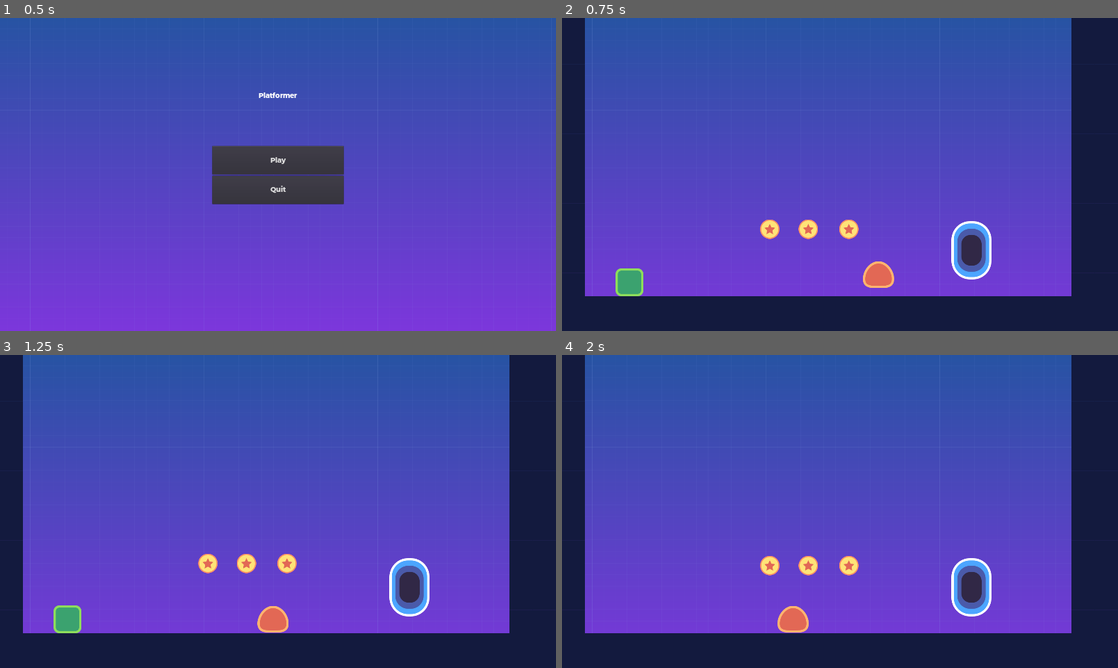
Above: before the commit, frames 1-4 (two rows, left to right).
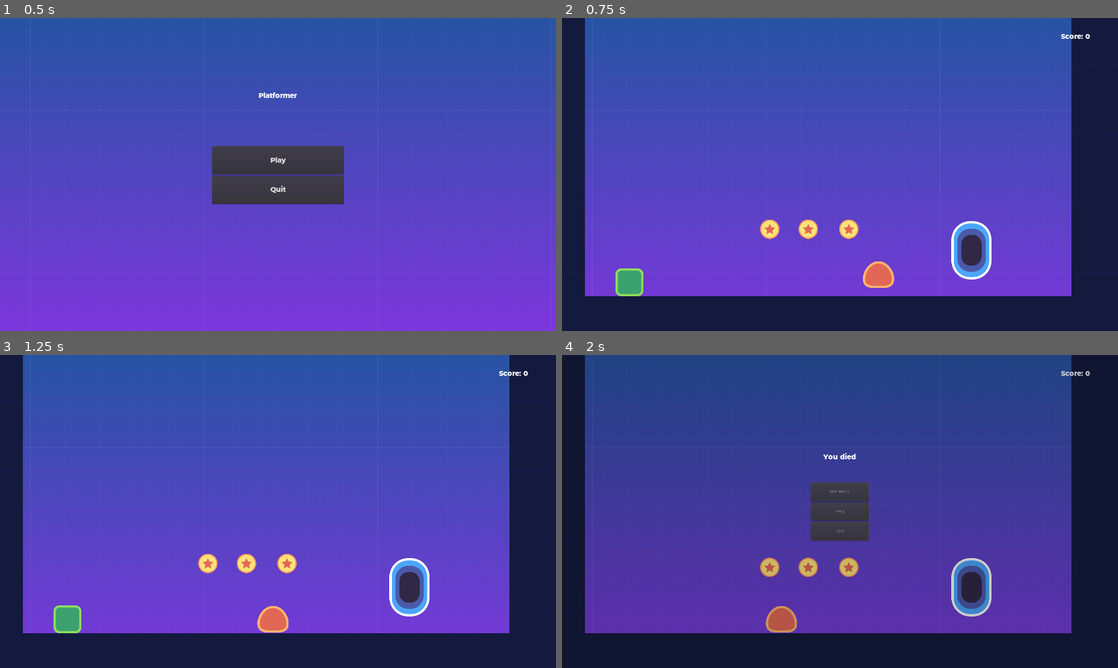
Above: after the commit, the same moments.

Repository: stewchan/platformer
Game: Godot game, scene res://src/screens/MainScreen.tscn
Same seed, same stepped clock (60 frames per second), same inputs: the game is played once before the commit and once after it.
Inputs:
- Up to frame 1 (0.5 s): no input
- Up to frame 2 (0.75 s): click "Play" at 0.5 s
- Up to frame 3 (1.25 s): no input
- Up to frame 4 (2 s): hold D (move_right) from 1.28 s (still down); tap W (jump) at 1.52 s

Frame 1 is identical in both runs. In frame 2, less than 0.1% of the frame differs, in the area x 89-95%, y 5-7%; in frame 3, less than 0.1%; in frame 4, 77%, in the area x 4-95%, y 0-89%.

Commit message:
Fixes

Diff:
--- a/project.godot
+++ b/project.godot
@@ -64,6 +64,11 @@
 , Object(InputEventJoypadButton,"resource_local_to_scene":false,"resource_name":"","device":0,"button_index":0,"pressure":0.0,"pressed":false,"script":null)
  ]
 }
+pause={
+"deadzone": 0.5,
+"events": [ Object(InputEventKey,"resource_local_to_scene":false,"resource_name":"","device":0,"alt":false,"shift":false,"control":false,"meta":false,"command":false,"pressed":false,"scancode":0,"physical_scancode":16777217,"unicode":0,"echo":false,"script":null)
+ ]
+}
 
 [layer_names]
 
--- a/src/levels/Level01.tscn
+++ b/src/levels/Level01.tscn
@@ -7,6 +7,7 @@
 [ext_resource path="res://src/objects/Coin.tscn" type="PackedScene" id=5]
 [ext_resource path="res://src/objects/Portal.tscn" type="PackedScene" id=6]
 [ext_resource path="res://src/levels/Level02.tscn" type="PackedScene" id=7]
+[ext_resource path="res://src/user_interface/HUD.tscn" type="PackedScene" id=8]
 
 [sub_resource type="ConvexPolygonShape2D" id=1]
 points = PoolVector2Array( 0, 0, 80, 0, 80, 80, 0, 80 )
@@ -40,10 +41,15 @@
 "_edit_vertical_guides_": [ 3600.0, 1921.0 ]
 }
 
-[node name="CanvasLayer" type="CanvasLayer" parent="."]
+[node name="HUDLayer" type="CanvasLayer" parent="."]
+layer = 100
+
+[node name="HUD" parent="HUDLayer" instance=ExtResource( 8 )]
+
+[node name="BackgroundLayer" type="CanvasLayer" parent="."]
 layer = -100
 
-[node name="Background" type="TextureRect" parent="CanvasLayer"]
+[node name="Background" type="TextureRect" parent="BackgroundLayer"]
 anchor_right = 1.0
 anchor_bottom = 1.0
 texture = ExtResource( 4 )
--- a/src/levels/Level02.tscn
+++ b/src/levels/Level02.tscn
@@ -1,8 +1,11 @@
-[gd_scene load_steps=6 format=2]
+[gd_scene load_steps=9 format=2]
 
 [ext_resource path="res://assets/tileset.png" type="Texture" id=1]
 [ext_resource path="res://src/actors/Player.tscn" type="PackedScene" id=2]
+[ext_resource path="res://src/screens/EndScreen.tscn" type="PackedScene" id=3]
 [ext_resource path="res://assets/background.png" type="Texture" id=4]
+[ext_resource path="res://src/user_interface/HUD.tscn" type="PackedScene" id=5]
+[ext_resource path="res://src/objects/Portal.tscn" type="PackedScene" id=6]
 
 [sub_resource type="ConvexPolygonShape2D" id=1]
 points = PoolVector2Array( 0, 0, 80, 0, 80, 80, 0, 80 )
@@ -36,6 +39,11 @@
 "_edit_vertical_guides_": [ 3600.0, 1922.0 ]
 }
 
+[node name="HUDLayer" type="CanvasLayer" parent="."]
+layer = 100
+
+[node name="HUD" parent="HUDLayer" instance=ExtResource( 5 )]
+
 [node name="CanvasLayer" type="CanvasLayer" parent="."]
 layer = -100
 
@@ -60,4 +68,8 @@
 limit_right = 1920
 limit_bottom = 1120
 
+[node name="Portal" parent="." instance=ExtResource( 6 )]
+position = Vector2( 1309, 1018 )
+next_scene = ExtResource( 3 )
+
 [editable path="Player"]
--- a/src/levels/LevelTemplate.tscn
+++ b/src/levels/LevelTemplate.tscn
@@ -7,6 +7,8 @@
 [ext_resource path="res://src/objects/Coin.tscn" type="PackedScene" id=5]
 [ext_resource path="res://src/objects/Portal.tscn" type="PackedScene" id=6]
 [ext_resource path="res://src/levels/Level02.tscn" type="PackedScene" id=7]
+[ext_resource path="res://src/user_interface/HUD.gd" type="Script" id=8]
+[ext_resource path="res://src/user_interface/HUD.tscn" type="PackedScene" id=9]
 
 [sub_resource type="ConvexPolygonShape2D" id=1]
 points = PoolVector2Array( 0, 0, 80, 0, 80, 80, 0, 80 )
@@ -39,6 +41,15 @@
 "_edit_horizontal_guides_": [ 1119.0 ],
 "_edit_vertical_guides_": [ 3600.0 ]
 }
+
+[node name="HUDLayer" type="CanvasLayer" parent="."]
+layer = 100
+
+[node name="HUD" type="Control" parent="HUDLayer" instance=ExtResource( 9 )]
+pause_mode = 2
+anchor_right = 1.0
+anchor_bottom = 1.0
+script = ExtResource( 8 )
 
 [node name="CanvasLayer" type="CanvasLayer" parent="."]
 layer = -100
--- a/src/objects/Coin.tscn
+++ b/src/objects/Coin.tscn
@@ -32,18 +32,6 @@
 "update": 0,
 "values": [ Color( 1, 1, 1, 1 ) ]
 }
-tracks/2/type = "value"
-tracks/2/path = NodePath(".:position")
-tracks/2/interp = 1
-tracks/2/loop_wrap = true
-tracks/2/imported = false
-tracks/2/enabled = true
-tracks/2/keys = {
-"times": PoolRealArray( 0 ),
-"transitions": PoolRealArray( 1 ),
-"update": 0,
-"values": [ Vector2( 0, 0 ) ]
-}
 
 [sub_resource type="Animation" id=3]
 resource_name = "bouncing"
@@ -76,7 +64,7 @@
 
 [sub_resource type="Animation" id=4]
 resource_name = "fade_out"
-length = 0.5
+length = 0.3
 tracks/0/type = "value"
 tracks/0/path = NodePath(".:modulate")
 tracks/0/interp = 1
@@ -84,7 +72,7 @@
 tracks/0/imported = false
 tracks/0/enabled = true
 tracks/0/keys = {
-"times": PoolRealArray( 0, 0.4 ),
+"times": PoolRealArray( 0, 0.3 ),
 "transitions": PoolRealArray( 1, 1 ),
 "update": 0,
 "values": [ Color( 1, 1, 1, 1 ), Color( 1, 1, 1, 0 ) ]
@@ -96,7 +84,7 @@
 tracks/1/imported = false
 tracks/1/enabled = true
 tracks/1/keys = {
-"times": PoolRealArray( 0.4 ),
+"times": PoolRealArray( 0.3 ),
 "transitions": PoolRealArray( 1 ),
 "values": [ {
 "args": [  ],
@@ -110,7 +98,7 @@
 tracks/2/imported = false
 tracks/2/enabled = true
 tracks/2/keys = {
-"times": PoolRealArray( 0, 0.4 ),
+"times": PoolRealArray( 0, 0.3 ),
 "transitions": PoolRealArray( 1, 1 ),
 "update": 0,
 "values": [ Vector2( 0, 0 ), Vector2( 0, -60 ) ]
--- /dev/null
+++ b/src/screens/EndScreen.gd
@@ -0,0 +1,8 @@
+extends Control
+
+
+onready var label : Label = $Label
+
+
+func _ready() -> void:
+	label.text = label.text % [PlayerData.score, PlayerData.deaths]
--- /dev/null
+++ b/src/screens/EndScreen.tscn
@@ -0,0 +1,53 @@
+[gd_scene load_steps=7 format=2]
+
+[ext_resource path="res://assets/ui_theme.tres" type="Theme" id=1]
+[ext_resource path="res://assets/background.png" type="Texture" id=2]
+[ext_resource path="res://src/user_interface/Title.tscn" type="PackedScene" id=3]
+[ext_resource path="res://src/user_interface/ChangeSceneButton.tscn" type="PackedScene" id=4]
+[ext_resource path="res://src/user_interface/QuitButton.tscn" type="PackedScene" id=5]
+[ext_resource path="res://src/screens/EndScreen.gd" type="Script" id=6]
+
+[node name="EndScreen" type="Control"]
+anchor_right = 1.0
+anchor_bottom = 1.0
+script = ExtResource( 6 )
+
+[node name="Background" type="TextureRect" parent="."]
+anchor_right = 1.0
+anchor_bottom = 1.0
+texture = ExtResource( 2 )
+expand = true
+
+[node name="Title" parent="." instance=ExtResource( 3 )]
+margin_left = -249.5
+margin_top = 338.0
+margin_right = 249.5
+margin_bottom = 369.0
+text = "Congratulation for finishing the game!"
+
+[node name="Label" type="Label" parent="."]
+anchor_left = 0.5
+anchor_right = 0.5
+margin_left = -117.5
+margin_top = 410.0
+margin_right = 117.5
+margin_bottom = 475.0
+theme = ExtResource( 1 )
+text = "Final Score is %s
+You died times %s"
+
+[node name="Menu" type="VBoxContainer" parent="."]
+anchor_left = 0.5
+anchor_top = 0.5
+anchor_right = 0.5
+anchor_bottom = 0.5
+margin_left = -227.0
+margin_top = -12.0
+margin_right = 227.0
+margin_bottom = 188.0
+theme = ExtResource( 1 )
+
+[node name="PlayButton" parent="Menu" instance=ExtResource( 4 )]
+text = "Play Again"
+
+[node name="QuitButton" parent="Menu" instance=ExtResource( 5 )]
--- a/src/user_interface/ChangeSceneButton.gd
+++ b/src/user_interface/ChangeSceneButton.gd
@@ -6,6 +6,7 @@
 
 
 func _on_button_up() -> void:
+	get_tree().paused = false
 	get_tree().change_scene(next_scene_path)
 
 
--- a/src/user_interface/EndScreen.tscn
+++ /dev/null
@@ -1,51 +0,0 @@
-[gd_scene load_steps=6 format=2]
-
-[ext_resource path="res://assets/ui_theme.tres" type="Theme" id=2]
-[ext_resource path="res://assets/background.png" type="Texture" id=3]
-[ext_resource path="res://src/user_interface/ChangeSceneButton.tscn" type="PackedScene" id=5]
-[ext_resource path="res://src/user_interface/QuitButton.tscn" type="PackedScene" id=6]
-[ext_resource path="res://src/user_interface/Title.tscn" type="PackedScene" id=7]
-
-[node name="EndScreen" type="Control"]
-anchor_right = 1.0
-anchor_bottom = 1.0
-
-[node name="Background" type="TextureRect" parent="."]
-anchor_right = 1.0
-anchor_bottom = 1.0
-texture = ExtResource( 3 )
-expand = true
-
-[node name="Title" parent="." instance=ExtResource( 7 )]
-margin_left = -249.5
-margin_top = 338.0
-margin_right = 249.5
-margin_bottom = 369.0
-text = "Congratulation for finishing the game!"
-
-[node name="Label" type="Label" parent="."]
-anchor_left = 0.5
-anchor_right = 0.5
-margin_left = -117.5
-margin_top = 410.0
-margin_right = 117.5
-margin_bottom = 475.0
-theme = ExtResource( 2 )
-text = "Final Score is %s
-You died times %s"
-
-[node name="Menu" type="VBoxContainer" parent="."]
-anchor_left = 0.5
-anchor_top = 0.5
-anchor_right = 0.5
-anchor_bottom = 0.5
-margin_left = -227.0
-margin_top = -12.0
-margin_right = 227.0
-margin_bottom = 188.0
-theme = ExtResource( 2 )
-
-[node name="PlayButton" parent="Menu" instance=ExtResource( 5 )]
-text = "Play Again"
-
-[node name="QuitButton" parent="Menu" instance=ExtResource( 6 )]
--- /dev/null
+++ b/src/user_interface/HUD.gd
@@ -0,0 +1,39 @@
+extends Control
+
+
+onready var scene_tree := get_tree()
+onready var pause_overlay : ColorRect = $PauseOverlay
+onready var score : Label = $Label
+onready var pause_title : Label = $PauseOverlay/Title
+
+const DIED_MESSAGE = "You died"
+
+var paused := false setget set_paused
+
+
+func _ready() -> void:
+	PlayerData.connect("score_updated", self, "update_interface")
+	PlayerData.connect("player_died", self, "_on_PlayerData_player_died")
+	update_interface()
+
+
+func _on_PlayerData_player_died() -> void:
+	self.paused = true
+	pause_title.text = DIED_MESSAGE
+
+
+
+func _unhandled_input(event: InputEvent) -> void:
+	if event.is_action_pressed("pause") and pause_title.text != DIED_MESSAGE:
+		self.paused = not paused
+		scene_tree.set_input_as_handled()
+
+
+func set_paused(value: bool) -> void:
+	paused = value
+	scene_tree.paused = value
+	pause_overlay.visible = value
+
+
+func update_interface() -> void:
+	score.text = "Score: %s" % PlayerData.score
--- /dev/null
+++ b/src/user_interface/HUD.tscn
@@ -0,0 +1,67 @@
+[gd_scene load_steps=7 format=2]
+
+[ext_resource path="res://src/user_interface/Title.tscn" type="PackedScene" id=1]
+[ext_resource path="res://src/user_interface/RetryButton.gd" type="Script" id=2]
+[ext_resource path="res://src/user_interface/ChangeSceneButton.tscn" type="PackedScene" id=3]
+[ext_resource path="res://src/user_interface/QuitButton.tscn" type="PackedScene" id=4]
+[ext_resource path="res://src/user_interface/HUD.gd" type="Script" id=5]
+[ext_resource path="res://assets/new_dynamicfont.tres" type="DynamicFont" id=6]
+
+[node name="HUD" type="Control"]
+pause_mode = 2
+anchor_right = 1.0
+anchor_bottom = 1.0
+script = ExtResource( 5 )
+
+[node name="Label" type="Label" parent="."]
+anchor_left = 1.0
+anchor_right = 1.0
+margin_left = -197.0
+margin_top = 48.0
+margin_right = -76.0
+margin_bottom = 79.0
+custom_fonts/font = ExtResource( 6 )
+text = "Score: %s"
+
+[node name="PauseOverlay" type="ColorRect" parent="."]
+visible = false
+anchor_right = 1.0
+anchor_bottom = 1.0
+color = Color( 0, 0, 0, 0.196078 )
+
+[node name="Title" parent="PauseOverlay" instance=ExtResource( 1 )]
+anchor_top = 0.5
+anchor_bottom = 0.5
+margin_left = -101.0
+margin_top = -204.0
+margin_right = 101.0
+margin_bottom = -173.0
+text = "Paused"
+
+[node name="PauseMenu" type="VBoxContainer" parent="PauseOverlay"]
+anchor_left = 0.5
+anchor_top = 0.5
+anchor_right = 0.5
+anchor_bottom = 0.5
+margin_left = -100.0
+margin_top = -100.0
+margin_right = 100.0
+margin_bottom = 100.0
+rect_min_size = Vector2( 200, 200 )
+
+[node name="MainMenuButton" parent="PauseOverlay/PauseMenu" instance=ExtResource( 3 )]
+margin_right = 200.0
+margin_bottom = 64.0
+text = "MainMenu"
+next_scene_path = "res://src/screens/MainScreen.tscn"
+
+[node name="RetryButton" parent="PauseOverlay/PauseMenu" instance=ExtResource( 3 )]
+margin_top = 68.0
+margin_right = 200.0
+margin_bottom = 132.0
+text = "Retry"
+script = ExtResource( 2 )
+
+[node name="QuitButton" parent="PauseOverlay/PauseMenu" instance=ExtResource( 4 )]
+margin_top = 136.0
+margin_right = 200.0
--- /dev/null
+++ b/src/user_interface/RetryButton.gd
@@ -0,0 +1,7 @@
+extends Button
+
+
+func _on_button_up() -> void:
+	PlayerData.score = 0
+	get_tree().paused = false
+	get_tree().reload_current_scene()
Not shown: 1 places in src/levels/Level01.tscn that only renumber resources
Not shown: 1 places in src/levels/LevelTemplate.tscn that only renumber resources
